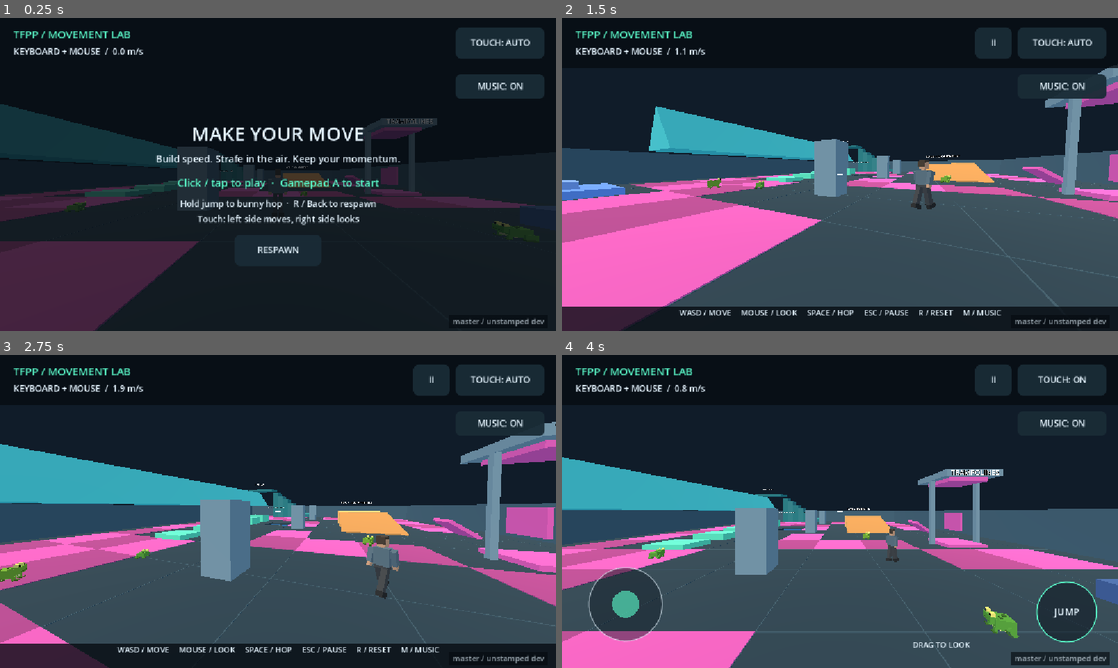
Above: before the commit, frames 1-4 (two rows, left to right).
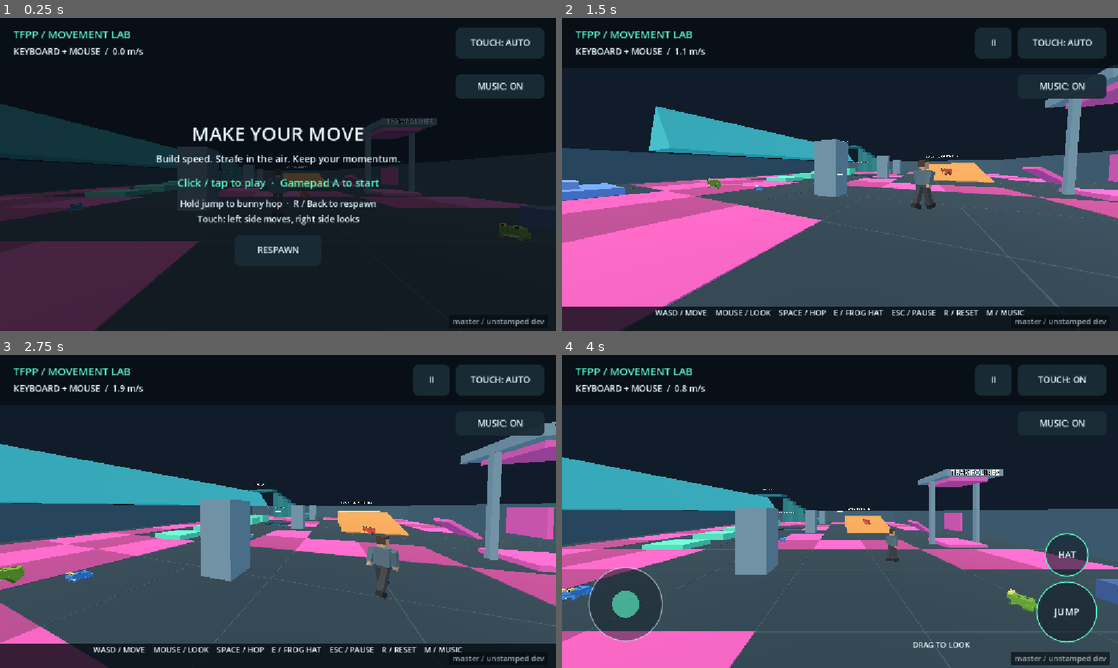
Above: after the commit, the same moments.

Repository: jefuhr/game
Game: Godot game, scene res://scenes/main.tscn
Same seed, same stepped clock (60 frames per second), same inputs: the game is played once before the commit and once after it.
Inputs (mouse positions are in pixels of both pictures, inside the frame that each line leads up to):
- Up to frame 1 (0.25 s): no input
- Up to frame 2 (1.5 s): tap Enter at 0.5 s; move the mouse to (962, 158) at 0.52 s; hold D (move_right) 0.53-1.28 s; hold Space (jump) 0.53-1.28 s; tap E at 0.6 s; click (962, 158) at 0.67 s; move the mouse to (812, 174) at 1.27 s; hold W (move_forward) from 1.28 s (still down); tap Space (jump) at 1.35 s; click (812, 174) at 1.42 s
- Up to frame 3 (2.75 s): keep holding W (move_forward); tap Space (jump) at 1.52, 1.82 s; tap E at 1.55, 2.1 s; move the mouse to (289, 505) at 2.02 s; hold Space (jump) from 2.03 s (still down); click (289, 505) at 2.17 s
- Up to frame 4 (4 s): keep holding W (move_forward); move the mouse to (834, 517) at 2.77 s; release Space (jump) at 2.78 s; tap T at 2.85 s; click (834, 517) at 2.92 s; tap Space (jump) at 3.02, 3.32 s; tap E at 3.05 s; move the mouse to (878, 514) at 3.52 s; hold Space (jump) from 3.53 s (still down); tap R at 3.6 s; click (878, 514) at 3.67 s

The runs differ from the first frame. In frame 1, 0.1% of the frame differs, in the area x 11-97%, y 55-70%; in frame 2, 1.0%; in frame 3, 1.2%; in frame 4, 1.7%, in the area x 0-95%, y 52-91%.

Commit message:
You can now pick up frogs and wear them as hats. Each frog gets a random color and rarity when the game starts, and the hat changes how you move. I haven't run the game or the test

Diff:
--- a/scenes/player.tscn
+++ b/scenes/player.tscn
@@ -15,6 +15,9 @@
 position = Vector3(0, 0.9, 0)
 shape = SubResource("Capsule")
 
+[node name="Hat" type="Node3D" parent="."]
+position = Vector3(0, 1.74, 0)
+
 [node name="Camera3D" type="Camera3D" parent="."]
 position = Vector3(0, 1.62, 0)
 current = true
--- a/scripts/controls.gd
+++ b/scripts/controls.gd
@@ -2,6 +2,8 @@
 ## Shared input state. Touch uses independent pointer IDs; gamepads use a radial deadzone.
 
 signal reset_requested
+## Put on, swap or take off a frog hat.
+signal hat_requested
 
 enum Device { KEYBOARD, GAMEPAD, TOUCH }
 
@@ -63,6 +65,10 @@
 			toggle_touch()
 		elif event.physical_keycode == KEY_R:
 			reset_requested.emit()
+		elif event.physical_keycode == KEY_E:
+			_select_device(Device.KEYBOARD)
+			if playing:
+				hat_requested.emit()
 		elif event.is_action("move_left") or event.is_action("move_right") \
 				or event.is_action("move_forward") or event.is_action("move_back") or event.is_action("jump"):
 			_select_device(Device.KEYBOARD)
@@ -84,6 +90,8 @@
 				start(false)
 		elif event.button_index == JOY_BUTTON_BACK:
 			reset_requested.emit()
+		elif event.button_index == JOY_BUTTON_X and playing:
+			hat_requested.emit()
 		elif event.button_index == JOY_BUTTON_A and not playing:
 			start(false)
 
--- a/scripts/frog.gd
+++ b/scripts/frog.gd
@@ -7,6 +7,25 @@
 const PROBE_LIFT := 0.06
 const GRAVITY := 20.0
 
+enum Kind { GREEN, BLUE, RED, PURPLE, GOLDEN }
+## Kinds are rolled by weight (out of 100). Worn as a hat, a frog's multipliers
+## apply to the player: "jump" scales jump height, "speed" run speed, "gravity"
+## fall acceleration and "bounce" trampoline launches. Frogs hop the same way.
+const KINDS := {
+	Kind.GREEN: {"name": "Green Frog", "rarity": "Common", "weight": 50, "skin": Color("4f9d3a"),
+		"summary": "Just a very nice hat."},
+	Kind.BLUE: {"name": "Blue Frog", "rarity": "Uncommon", "weight": 24, "skin": Color("2f7fd8"),
+		"speed": 1.25, "summary": "Run 25% faster."},
+	Kind.RED: {"name": "Red Frog", "rarity": "Uncommon", "weight": 14, "skin": Color("d8452f"),
+		"bounce": 1.5, "summary": "Trampolines launch you higher."},
+	Kind.PURPLE: {"name": "Purple Frog", "rarity": "Rare", "weight": 8, "skin": Color("8a4fd0"),
+		"gravity": 0.7, "summary": "Floaty low gravity."},
+	Kind.GOLDEN: {"name": "Golden Frog", "rarity": "Legendary", "weight": 4, "skin": Color("e8b923"),
+		"jump": 2.0, "summary": "Jump twice as high."},
+}
+
+## Which kind this frog is; -1 rolls a random kind by rarity.
+@export var kind := -1
 ## Horizontal speed of a hop.
 @export var hop_speed := 2.5
 ## Upward speed at the start of a hop.
@@ -23,11 +42,24 @@
 var _visual: Node3D
 var _body: Node3D
 var _back_legs: Array[Node3D] = []
+var _gravity := GRAVITY
+var _home: Node
+## True while sitting on someone's head; physics and collision are off.
+var worn := false
 
 
 func _ready() -> void:
+	add_to_group(&"frog")
 	_random.randomize()
 	_spawn = position
+	_home = get_parent()
+	if not KINDS.has(kind):
+		kind = _roll_kind()
+	var stats := info()
+	hop_speed *= stats.get("speed", 1.0)
+	hop_height *= sqrt(stats.get("jump", 1.0))
+	trampoline_hop_speed *= stats.get("bounce", 1.0)
+	_gravity *= stats.get("gravity", 1.0)
 	_build_frog()
 	var angle := _random.randf_range(-PI, PI)
 	_direction = Vector3(sin(angle), 0, cos(angle))
@@ -36,7 +68,7 @@
 
 
 func _physics_process(delta: float) -> void:
-	if not Controls.playing:
+	if not Controls.playing or worn:
 		return
 	# The floor state from a trampoline hop is stale: treat that frame as airborne.
 	var grounded := is_on_floor() and not _bounced
@@ -52,7 +84,7 @@
 		if _rest_time <= 0.0:
 			_start_hop()
 	else:
-		velocity.y -= GRAVITY * delta
+		velocity.y -= _gravity * delta
 	var incoming_y := velocity.y
 	move_and_slide()
 	_bounced = _hop_on_trampolines(incoming_y)
@@ -64,6 +96,50 @@
 		_bounced = false
 		_hopping = false
 	_animate(delta)
+
+
+func info() -> Dictionary:
+	return KINDS[kind]
+
+
+func _roll_kind() -> int:
+	var roll := _random.randi_range(1, 100)
+	for candidate: int in KINDS:
+		roll -= KINDS[candidate]["weight"]
+		if roll <= 0:
+			return candidate
+	return Kind.GREEN
+
+
+## Sits on `head` facing the same way; the frog stops hopping and colliding.
+func put_on(head: Node3D) -> void:
+	worn = true
+	velocity = Vector3.ZERO
+	_hopping = false
+	_bounced = false
+	_squash = 0.0
+	$CollisionShape3D.set_deferred(&"disabled", true)
+	reparent(head, false)
+	transform = Transform3D.IDENTITY
+	_direction = Vector3.FORWARD
+	_visual.rotation.y = 0.0
+	_body.scale = Vector3.ONE
+	for leg in _back_legs:
+		leg.rotation.x = 0.0
+
+
+## Hops off the head back into the world at `where`, heading along `facing`.
+func take_off(where: Vector3, facing: Vector3) -> void:
+	worn = false
+	reparent(_home, false)
+	transform = Transform3D.IDENTITY
+	global_position = where
+	velocity = Vector3.ZERO
+	_hopping = true
+	_direction = facing
+	_visual.rotation.y = atan2(-facing.x, -facing.z)
+	_rest_time = _random.randf_range(0.6, 1.5)
+	$CollisionShape3D.set_deferred(&"disabled", false)
 
 
 func _start_hop() -> void:
@@ -125,7 +201,11 @@
 	_body = Node3D.new()
 	_body.name = "Body"
 	_visual.add_child(_body)
-	var skin := Color("4f9d3a").lerp(Color("8fae2e"), _random.randf_range(0.0, 0.6))
+	var skin: Color = info()["skin"]
+	if kind == Kind.GREEN:
+		skin = skin.lerp(Color("8fae2e"), _random.randf_range(0.0, 0.6))
+	else:
+		skin = skin.lightened(_random.randf_range(0.0, 0.12))
 	var dark := skin.darkened(0.35)
 	var belly := Color("d6d98a")
 	var eye := Color("e8e070")
@@ -156,6 +236,13 @@
 	var material := StandardMaterial3D.new()
 	material.albedo_color = color
 	material.roughness = 1.0
+	# Golden frogs shine and glow faintly so the rarest hat is easy to spot.
+	if kind == Kind.GOLDEN and color.s > 0.5:
+		material.metallic = 0.5
+		material.roughness = 0.35
+		material.emission_enabled = true
+		material.emission = color
+		material.emission_energy_multiplier = 0.35
 	mesh.material = material
 	instance.mesh = mesh
 	instance.position = center
--- a/scripts/hud.gd
+++ b/scripts/hud.gd
@@ -99,6 +99,11 @@
 
 func jump_center() -> Vector2:
 	return safe_bounds.end - Vector2(106, 116)
+
+
+## Touch-only button stacked above the jump pad.
+func hat_center() -> Vector2:
+	return jump_center() - Vector2(0, 118)
 
 
 func _input(event: InputEvent) -> void:
@@ -154,6 +159,9 @@
 	if music_button().has_point(point):
 		Music.toggle_mute()
 		return true
+	if Controls.playing and Controls.touch_visible() and point.distance_to(hat_center()) <= 44:
+		Controls.hat_requested.emit()
+		return true
 	if Controls.playing and pause_button().has_point(point):
 		Controls.pause()
 		_clear_fingers()
@@ -190,12 +198,13 @@
 		var center := ui_size * 0.5
 		draw_line(center - Vector2(6, 0), center + Vector2(6, 0), INK, 2)
 		draw_line(center - Vector2(0, 6), center + Vector2(0, 6), INK, 2)
+		_draw_hat(header_bottom)
 		if Controls.touch_visible():
 			_draw_touch()
 		else:
-			var hint := "WASD / MOVE     MOUSE / LOOK     SPACE / HOP     ESC / PAUSE     R / RESET     M / MUSIC"
+			var hint := "WASD / MOVE    MOUSE / LOOK    SPACE / HOP    E / FROG HAT    ESC / PAUSE    R / RESET    M / MUSIC"
 			if Controls.device == Controls.Device.GAMEPAD:
-				hint = "LEFT STICK / MOVE     RIGHT STICK / LOOK     A / HOP     START / PAUSE"
+				hint = "LEFT STICK / MOVE     RIGHT STICK / LOOK     A / HOP     X / FROG HAT     START / PAUSE"
 			draw_rect(Rect2(0, safe_bounds.end.y - 50, ui_size.x, ui_size.y - safe_bounds.end.y + 50), Color(0.025, 0.045, 0.07, 0.8))
 			_centered(hint, safe_bounds.end.y - 32, 16, INK)
 	else:
@@ -215,6 +224,32 @@
 	draw_string(font, watermark_position, master_watermark, HORIZONTAL_ALIGNMENT_LEFT, -1, 16, Color(0.9, 0.96, 1, 0.65))
 
 
+## Worn-hat panel under the header, plus a prompt under the crosshair when a frog is in reach.
+func _draw_hat(header_bottom: float) -> void:
+	var font := ThemeDB.fallback_font
+	if player.hat != null:
+		var worn: Dictionary = player.hat.info()
+		var title := "HAT: %s  ·  %s" % [worn["name"].to_upper(), worn["rarity"].to_upper()]
+		var width := maxf(font.get_string_size(title, HORIZONTAL_ALIGNMENT_LEFT, -1, 18).x,
+			font.get_string_size(worn["summary"], HORIZONTAL_ALIGNMENT_LEFT, -1, 16).x)
+		var corner := Vector2(safe_bounds.position.x + 20, header_bottom + 12)
+		draw_rect(Rect2(corner, Vector2(width + 24, 58)), Color(0.025, 0.045, 0.07, 0.8))
+		draw_rect(Rect2(corner, Vector2(6, 58)), worn["skin"])
+		draw_string(font, corner + Vector2(16, 24), title, HORIZONTAL_ALIGNMENT_LEFT, -1, 18, worn["skin"].lightened(0.3))
+		draw_string(font, corner + Vector2(16, 48), worn["summary"], HORIZONTAL_ALIGNMENT_LEFT, -1, 16, INK)
+	var frog: Node3D = player.frog_in_reach()
+	if frog == null:
+		return
+	var nearby: Dictionary = frog.info()
+	var key := "E"
+	if Controls.touch_visible():
+		key = "HAT"
+	elif Controls.device == Controls.Device.GAMEPAD:
+		key = "X"
+	var prompt := "%s / WEAR %s (%s)" % [key, nearby["name"].to_upper(), nearby["rarity"].to_upper()]
+	_centered(prompt, ui_size.y * 0.5 + 44, 18, nearby["skin"].lightened(0.35))
+
+
 func _draw_touch() -> void:
 	var center := Vector2(safe_bounds.position.x + 132, safe_bounds.end.y - 132) if move_finger == -1 else move_origin
 	draw_circle(center, 76, Color(0.06, 0.1, 0.14, 0.45))
@@ -223,6 +258,9 @@
 	draw_circle(jump_center(), 62, Color(0.06, 0.1, 0.14, 0.6))
 	draw_arc(jump_center(), 62, 0, TAU, 48, ACCENT, 2, true)
 	draw_string(ThemeDB.fallback_font, jump_center() + Vector2(-26, 7), "JUMP", HORIZONTAL_ALIGNMENT_LEFT, -1, 20, INK)
+	draw_circle(hat_center(), 44, Color(0.06, 0.1, 0.14, 0.6))
+	draw_arc(hat_center(), 44, 0, TAU, 40, ACCENT, 2, true)
+	draw_string(ThemeDB.fallback_font, hat_center() + Vector2(-18, 6), "HAT", HORIZONTAL_ALIGNMENT_LEFT, -1, 18, INK)
 	draw_string(ThemeDB.fallback_font, Vector2(safe_bounds.position.x + safe_bounds.size.x * 0.63, safe_bounds.end.y - 42), "DRAG TO LOOK", HORIZONTAL_ALIGNMENT_LEFT, -1, 16, INK)
 
 
--- a/scripts/player.gd
+++ b/scripts/player.gd
@@ -18,15 +18,26 @@
 @export var trampoline_restitution := 0.6
 @export var trampoline_max_launch := 24.0
 
+## Frogs this close (horizontally) and roughly ahead can be put on as a hat.
+@export var hat_reach := 2.2
+
 @onready var camera: Camera3D = $Camera3D
+@onready var hat_mount: Node3D = $Hat
 var spawn_position := Vector3.ZERO
+## The frog currently worn, or null.
+var hat: Node3D
 var _jump_was_held := false
 var _bounced := false
+var _base_stats := {}
 
 
 func _ready() -> void:
 	spawn_position = position
+	_base_stats = {"max_speed": max_speed, "jump_speed": jump_speed, "gravity": gravity,
+		"trampoline_min_launch": trampoline_min_launch, "trampoline_restitution": trampoline_restitution,
+		"trampoline_max_launch": trampoline_max_launch}
 	Controls.reset_requested.connect(respawn)
+	Controls.hat_requested.connect(toggle_hat)
 
 
 func _physics_process(delta: float) -> void:
@@ -125,6 +136,68 @@
 	velocity.z *= next_speed / speed
 
 
+## The nearest free frog within reach in front of the player, or null.
+func frog_in_reach() -> Node3D:
+	var forward := -global_basis.z
+	forward.y = 0.0
+	forward = forward.normalized()
+	var best: Node3D = null
+	var best_distance := INF
+	for frog: Node3D in get_tree().get_nodes_in_group(&"frog"):
+		if frog.worn:
+			continue
+		var offset := frog.global_position - global_position
+		if absf(offset.y) > 2.0:
+			continue
+		offset.y = 0.0
+		var distance := offset.length()
+		# Frogs right at the feet count from any direction.
+		if distance > hat_reach or (distance > 0.6 and forward.dot(offset / distance) < 0.5):
+			continue
+		if distance < best_distance:
+			best = frog
+			best_distance = distance
+	return best
+
+
+## Puts on the frog in reach, swapping out any current hat, or takes the hat off.
+func toggle_hat() -> void:
+	var frog := frog_in_reach()
+	if hat != null:
+		_take_off_hat()
+	if frog != null:
+		hat = frog
+		frog.put_on(hat_mount)
+	_apply_hat()
+
+
+func _take_off_hat() -> void:
+	var forward := -global_basis.z
+	forward.y = 0.0
+	forward = forward.normalized()
+	var drop := global_position + forward * 0.9 + Vector3.UP * 0.3
+	if test_move(global_transform, forward * 1.0):
+		# No room ahead: the frog hops off the top of the head instead.
+		drop = global_position + Vector3.UP * 1.9
+	hat.take_off(drop, forward)
+	hat = null
+
+
+## Resets movement stats, then applies the worn frog's multipliers.
+func _apply_hat() -> void:
+	var effects: Dictionary = hat.info() if hat != null else {}
+	for stat: String in _base_stats:
+		set(stat, _base_stats[stat])
+	max_speed *= effects.get("speed", 1.0)
+	# Jump height scales with speed squared, so "jump" multiplies height directly.
+	jump_speed *= sqrt(effects.get("jump", 1.0))
+	gravity *= effects.get("gravity", 1.0)
+	var bounce: float = effects.get("bounce", 1.0)
+	trampoline_min_launch *= bounce
+	trampoline_restitution *= bounce
+	trampoline_max_launch *= bounce
+
+
 func respawn() -> void:
 	position = spawn_position
 	velocity = Vector3.ZERO
Not shown, changed: docs/project.md
